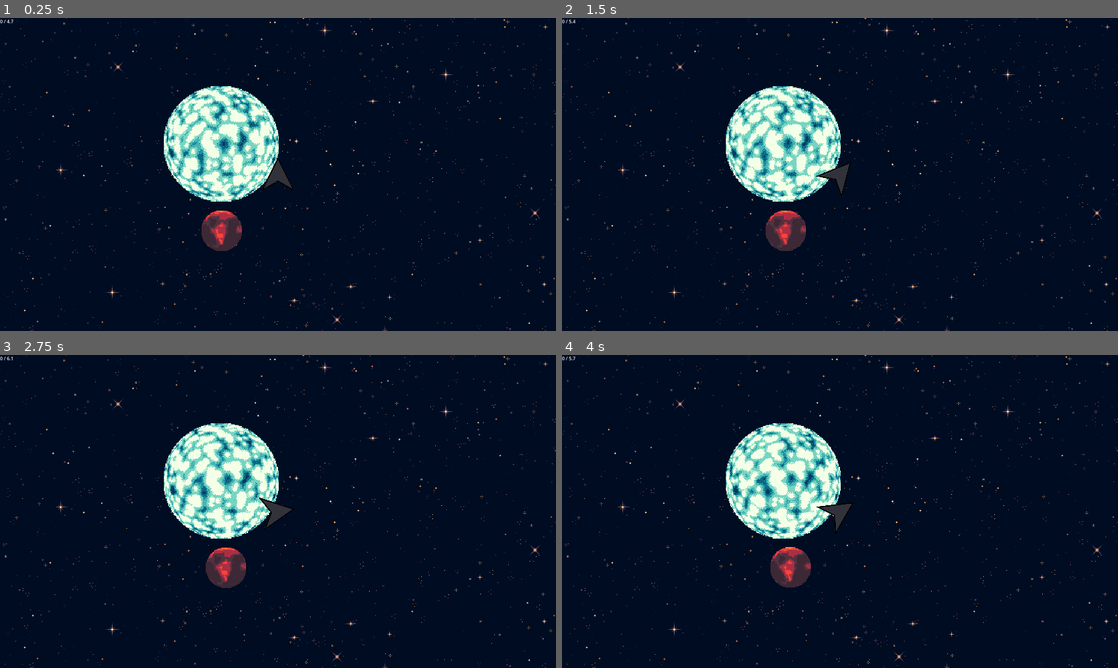
Above: before the commit, frames 1-4 (two rows, left to right).
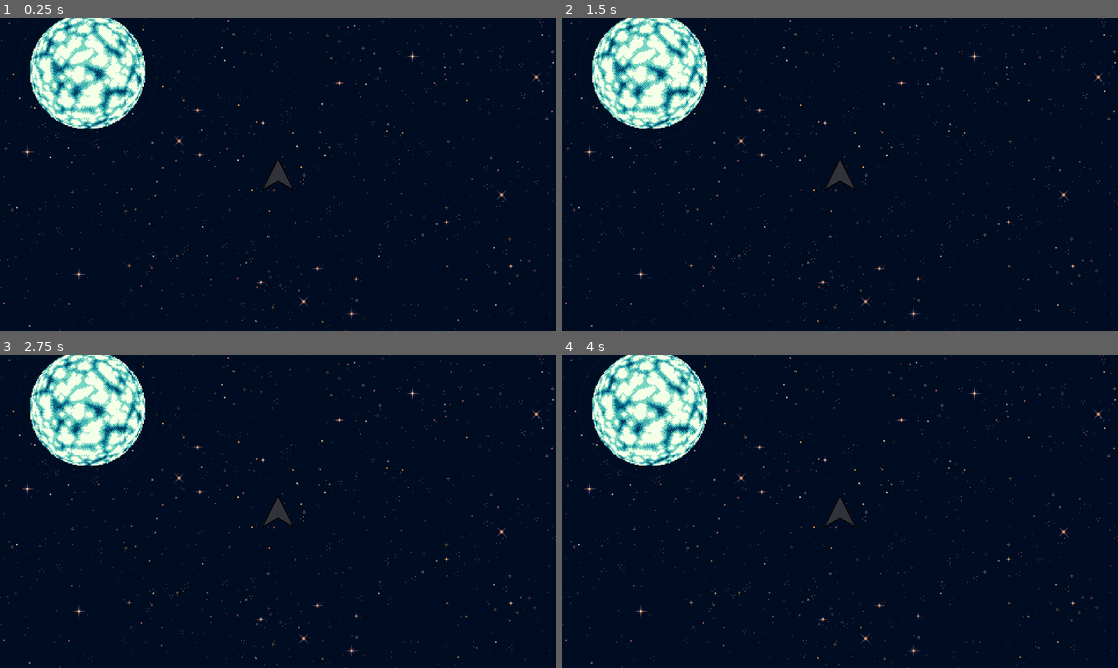
Above: after the commit, the same moments.

Repository: crhexa/starskipp
Game: Godot game, scene res://game/system.tscn
Same seed, same stepped clock (60 frames per second), same inputs: the game is played once before the commit and once after it.
Inputs (mouse positions are in pixels of both pictures, inside the frame that each line leads up to):
- Up to frame 1 (0.25 s): no input
- Up to frame 2 (1.5 s): move the mouse to (962, 158) at 0.52 s; hold D (turn_right) 0.53-1.25 s; hold S (deccelerate) 0.53-1.25 s; click (962, 158) at 0.67 s; drag from (728, 190) to (812, 237) at 1.27 s
- Up to frame 3 (2.75 s): move the mouse to (333, 442) at 2.02 s; hold D (turn_right) from 2.03 s (still down); hold S (deccelerate) from 2.03 s (still down); click (333, 442) at 2.17 s
- Up to frame 4 (4 s): release D (turn_right) at 2.75 s; release S (deccelerate) at 2.75 s; drag from (812, 574) to (673, 464) at 2.77 s; move the mouse to (1006, 558) at 3.52 s; hold A (turn_left) from 3.53 s (still down); hold S (deccelerate) from 3.53 s (still down); click (1006, 558) at 3.67 s

The runs differ from the first frame. In frame 1, 14% of the frame differs, in the area x 0-100%, y 0-100%; in frame 2, 15%; in frame 3, 15%; in frame 4, 15%.

Commit message:
Added planet/star highlight on mouseover

Diff:
--- a/game/Body.gd
+++ b/game/Body.gd
@@ -1,12 +1,15 @@
 class_name Body
-extends Area2D
+extends Node2D
 
-@export var primary: Area2D
+@export var primary: Node2D
 @export var orbital_radius: float = 1000
 @export var orbital_speed: float = 0.1
 
 func _ready():
 	$MainShader.material.set_shader_parameter("seed", randf_range(1.0, 10.0))
+	$SM_Selector.set_outline_radius($MainShader.size.x * 0.5 * scale.x)
+	# issue no. 2
+
 
 func _process(_delta):
 	var t = TimeController.time
--- a/game/Player.gd
+++ b/game/Player.gd
@@ -56,4 +56,4 @@
 func start(pos):
 	position = pos
 	show()
-	$CollisionShape2D.disabled = false
+	$InteractionCollider.disabled = false
--- /dev/null
+++ b/game/SM_Selector.gd
@@ -0,0 +1,42 @@
+extends Area2D
+
+@export var outline_radius : int = 100
+@export var width : int = 3
+@export var detail : int = 64
+@export var highlight_color : Color
+@export var normal_color : Color
+
+@onready var collider = $CollisionShape2D
+
+var color : Color
+
+
+func _ready():
+	collider.shape.radius = outline_radius
+	color = normal_color
+
+
+func _draw():
+	draw_arc(collider.position, outline_radius, 0.0, TAU, detail, color, width, true)
+
+
+func _on_mouse_entered():
+	color = highlight_color
+	queue_redraw()
+
+
+func _on_mouse_exited():
+	color = normal_color
+	queue_redraw()
+
+func _on_input_event(_viewport, event, _shape_idx):
+	if event is InputEventMouseButton:
+		if event.button_index == MOUSE_BUTTON_LEFT and event.pressed == true:
+
+			# mouse interaction code here
+			print("clicked!")
+
+
+func set_outline_radius(rad : int):
+	outline_radius = rad
+	collider.shape.radius = rad
--- a/game/Star.gd
+++ b/game/Star.gd
@@ -1,11 +1,11 @@
 class_name Star
-extends Area2D
+extends Node2D
 
 enum Class {CLASS_O, CLASS_B, CLASS_A, CLASS_F, CLASS_G, CLASS_K, CLASS_M}
 var type
 
 func _ready():
-	pass
+	$SM_Selector.set_outline_radius($MainShader.size.x * 0.6 * scale.x)
 
 
 func _process(_delta):
--- a/game/body.tscn
+++ b/game/body.tscn
@@ -2,15 +2,13 @@
 
 [ext_resource type="Script" path="res://game/Body.gd" id="1_x0toa"]
 [ext_resource type="Material" uid="uid://8v0ph1miwemo" path="res://assets/materials/red_terran.tres" id="2_iush5"]
+[ext_resource type="PackedScene" uid="uid://be3o44bh7i12h" path="res://game/sm_selector.tscn" id="3_m1nr0"]
 
-[sub_resource type="CircleShape2D" id="CircleShape2D_63aaa"]
-
-[node name="Body" type="Area2D"]
+[node name="Body" type="Node2D"]
 process_mode = 1
 script = ExtResource("1_x0toa")
 
-[node name="CollisionShape2D" type="CollisionShape2D" parent="."]
-shape = SubResource("CircleShape2D_63aaa")
+[node name="SM_Selector" parent="." instance=ExtResource("3_m1nr0")]
 
 [node name="MainShader" type="ColorRect" parent="."]
 material = ExtResource("2_iush5")
@@ -25,3 +23,4 @@
 offset_bottom = 50.0
 grow_horizontal = 2
 grow_vertical = 2
+mouse_filter = 1
--- a/game/player.tscn
+++ b/game/player.tscn
@@ -23,13 +23,14 @@
 
 [node name="Player" type="Area2D"]
 process_mode = 1
+z_index = 5
 script = ExtResource("1_i6txu")
 
 [node name="AnimatedSprite2D" type="AnimatedSprite2D" parent="."]
 scale = Vector2(0.25, 0.25)
 sprite_frames = SubResource("SpriteFrames_34nws")
 
-[node name="CollisionShape2D" type="CollisionShape2D" parent="."]
+[node name="InteractionCollider" type="CollisionShape2D" parent="."]
 position = Vector2(0, 15)
 shape = SubResource("CircleShape2D_0tgg5")
 
--- /dev/null
+++ b/game/sm_selector.tscn
@@ -0,0 +1,21 @@
+[gd_scene load_steps=3 format=3 uid="uid://be3o44bh7i12h"]
+
+[ext_resource type="Script" path="res://game/SM_Selector.gd" id="1_434yy"]
+
+[sub_resource type="CircleShape2D" id="CircleShape2D_ktwvh"]
+resource_local_to_scene = true
+radius = 100.0
+
+[node name="SM_Selector" type="Area2D"]
+z_index = 1
+script = ExtResource("1_434yy")
+highlight_color = Color(1, 1, 1, 1)
+normal_color = Color(1, 1, 1, 0.0196078)
+
+[node name="CollisionShape2D" type="CollisionShape2D" parent="."]
+shape = SubResource("CircleShape2D_ktwvh")
+metadata/_edit_lock_ = true
+
+[connection signal="input_event" from="." to="." method="_on_input_event"]
+[connection signal="mouse_entered" from="." to="." method="_on_mouse_entered"]
+[connection signal="mouse_exited" from="." to="." method="_on_mouse_exited"]
--- a/game/star.tscn
+++ b/game/star.tscn
@@ -2,8 +2,7 @@
 
 [ext_resource type="Script" path="res://game/Star.gd" id="1_7ar3c"]
 [ext_resource type="Shader" path="res://addons/PixelPlanet/Star.gdshader" id="2_2bmnf"]
-
-[sub_resource type="CircleShape2D" id="CircleShape2D_g78qh"]
+[ext_resource type="PackedScene" uid="uid://be3o44bh7i12h" path="res://game/sm_selector.tscn" id="2_p0yep"]
 
 [sub_resource type="Gradient" id="Gradient_oib2t"]
 offsets = PackedFloat32Array(0, 0.33, 0.66, 1)
@@ -14,7 +13,7 @@
 
 [sub_resource type="ShaderMaterial" id="ShaderMaterial_3vqnk"]
 shader = ExtResource("2_2bmnf")
-shader_parameter/pixels = 128.0
+shader_parameter/pixels = 100.0
 shader_parameter/time_speed = 0.05
 shader_parameter/time = 51.877
 shader_parameter/rotation = 0.0
@@ -25,14 +24,14 @@
 shader_parameter/TILES = 1.0
 shader_parameter/colorramp = SubResource("GradientTexture1D_tkgmo")
 
-[node name="Star" type="Area2D"]
+[node name="Star" type="Node2D"]
 process_mode = 1
 script = ExtResource("1_7ar3c")
 
-[node name="CollisionShape2D" type="CollisionShape2D" parent="."]
-shape = SubResource("CircleShape2D_g78qh")
+[node name="SM_Selector" parent="." instance=ExtResource("2_p0yep")]
 
 [node name="MainShader" type="ColorRect" parent="."]
+z_index = 3
 material = SubResource("ShaderMaterial_3vqnk")
 anchors_preset = 8
 anchor_left = 0.5
@@ -45,3 +44,4 @@
 offset_bottom = 200.0
 grow_horizontal = 2
 grow_vertical = 2
+mouse_filter = 1
--- a/game/system.gd
+++ b/game/system.gd
@@ -22,6 +22,7 @@
 	Engine.set_max_fps(120)
 	generate()
 	add_player()
+	TimeController.swap_timescale()
 
 
 func generate(sz: int = 6, sp : float = 700) -> void:
@@ -35,7 +36,7 @@
 
 
 	# Place player spawn point
-	var dist_from_star : float = 300
+	var dist_from_star : float = 1000
 	player_position = Vector2(dist_from_star * 0.75, 0).rotated(randf_range(0, TAU))
 
 	# Generate bodies
@@ -43,7 +44,7 @@
 		var body = body_prototype.instantiate()
 		bodies.append(body)
 
-		var scale : float = randf_range(1.4, 1.5)
+		var scale : float = randf_range(0.75, 1.5)
 		var orbit : float = randf_range(0.01, 0.1)
 
 		body.orbital_radius = dist_from_star
